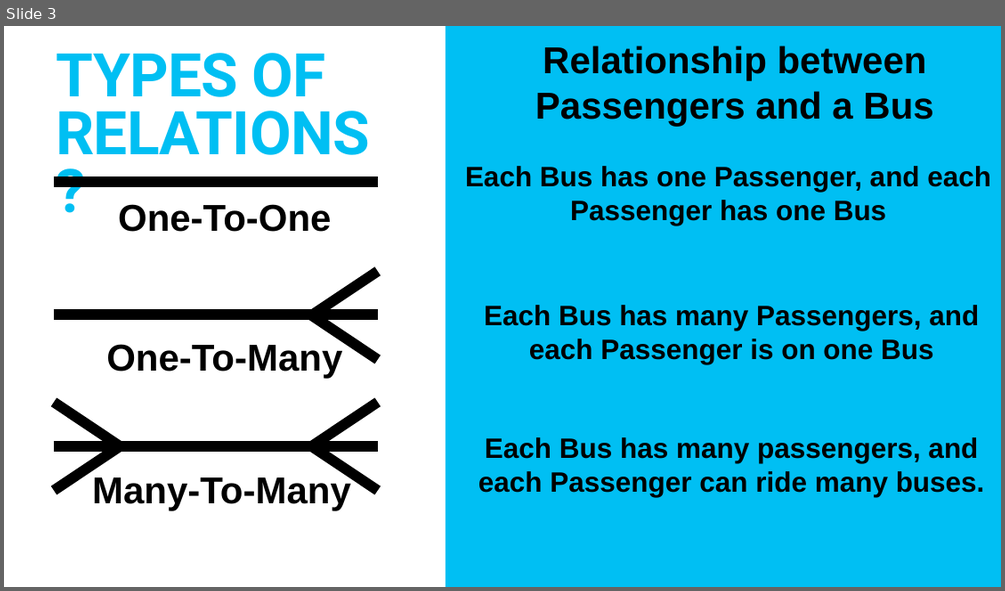
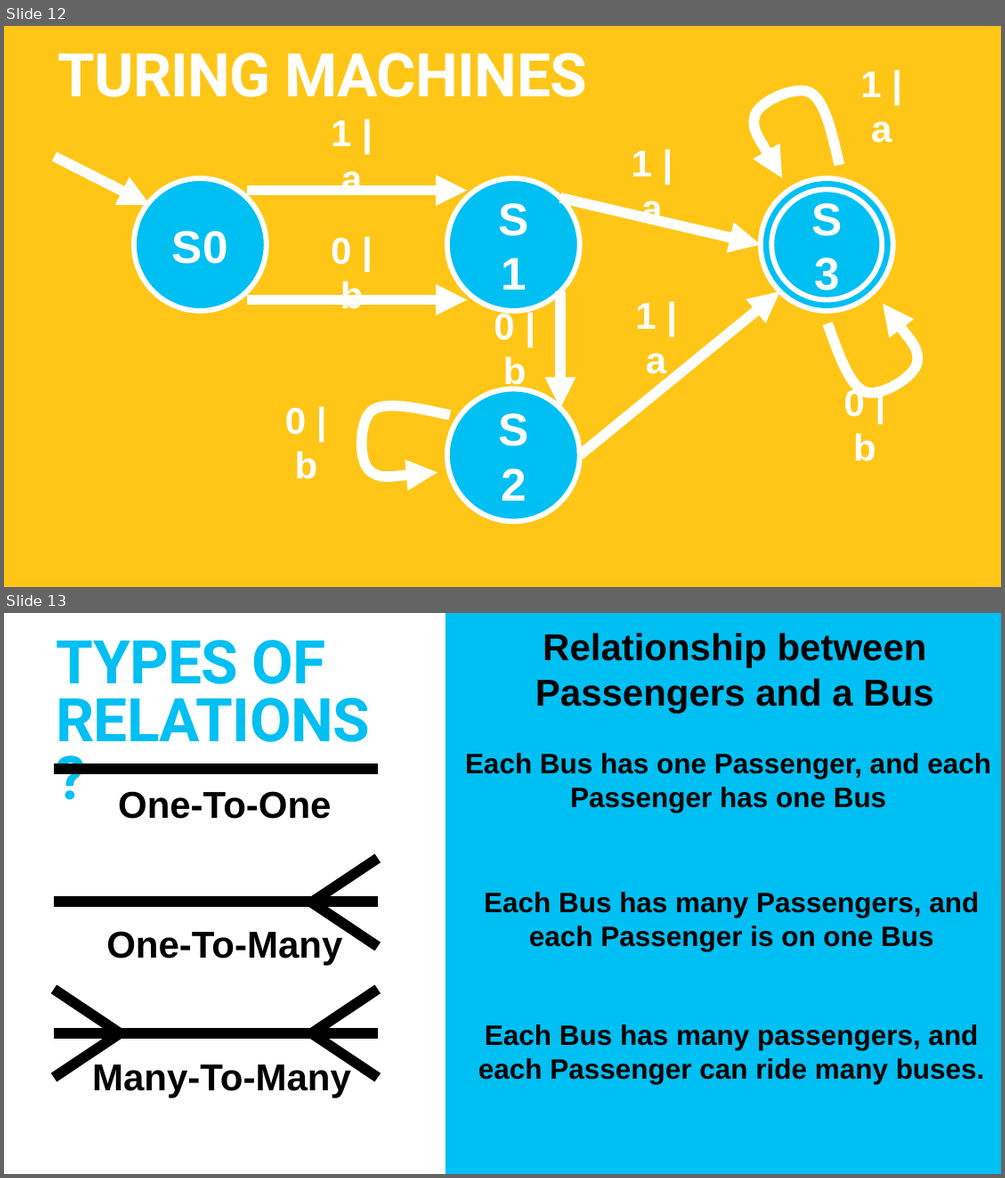
Before and after one commit to TommyWoodley/teaching, a slide deck: ALevel/FSM&Turing.pptx. Shown one above the other, each under a label of ours: slide 3 before the commit, slides 12 and 13 after it. The pictures are 1005x591 and 1005x1178 pixels, drawn with LibreOffice and Linux fonts; fonts in the diff are those of the drawing. Boxes give left, top, right and bottom in pixels: in the first picture for what was removed or moved away, otherwise in the second. Text is boxed around its words. In the diff, an @@ line names an element or a change of style, - is before the commit and + after.

```diff
--- a/ALevel/FSM&Turing.pptx
+++ b/ALevel/FSM&Turing.pptx
@@ slide 12 added at [4,26,1001,587], background #FFC617 @@
@@ text added at [57,53,587,97], 116 pt, text #FFFFFF, bold @@
+TURING MACHINES
@@ group added at [55,71,925,521]: 12 texts, 6 arrows, 5 ellipses, 3 freeform shapes @@
+S0
+S3
+S2
+S1
+1 | a
+0 | b
+0 | b
+0 | b
+1 | a
+1 | a
+1 | a
+0 | b
@@ what was slide 3 is now slide 13 @@
```
Also in this commit, not shown: 1 slide changed, 9 other slides added, 1 other file.
